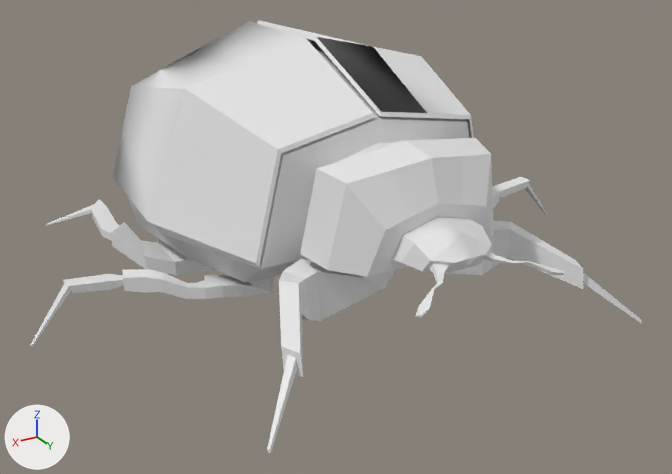
Before and after pictures for a commit that changed the FBX model Assets/Art/Models/Animals/SM_Ladybug.fbx.
Camera for both pictures: a camera (50 mm lens) standing at (3.15, 5.6, 2.95) and looking at (0.01, 0.36, 0.33). Arrows for +X, +Y and +Z are at lower left; the lights stay in place. The first picture is the older version. Where no turn or scale is listed for an object, it has been applied to the vertices. Vertices at exactly the same position are counted once.

Before the edit, the objects in view are built like this:
```python
mat_material = principled_material('Material')
mat_material.base_color = (0.8, 0.8, 0.8)  # white #e7e7e7
me_cube = bpy.data.meshes.new('Cube')
me_cube.from_pydata(...)  # 529 vertices, 534 faces; spans x -2.15..2.16, y -1.87..2.08, z 0.0..1.69
me_cube.materials.append(mat_material)  # white #e7e7e7
ob_sm_ladybug_lod0 = bpy.data.objects.new('SM_Ladybug_LOD0', me_cube)
ob_sm_ladybug_lod0.location = (0.0, 0.0, 0.0)
```
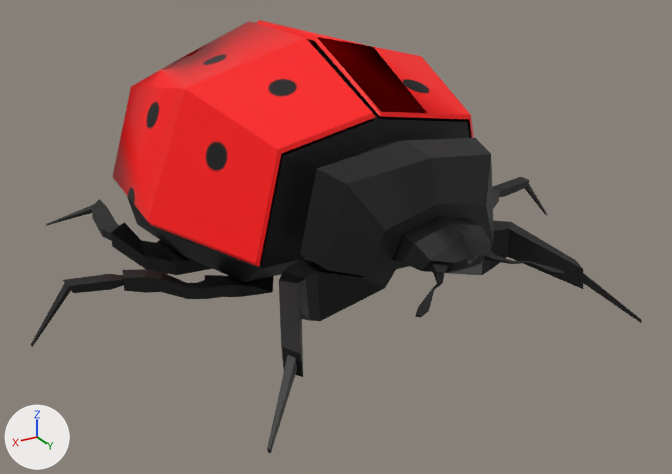
Patch to the scene script:
```diff
--- a/Assets/Art/Models/Animals/SM_Ladybug.fbx.py
+++ b/Assets/Art/Models/Animals/SM_Ladybug.fbx.py
@@ img_t_ladybug_png @@
+img_t_ladybug_png = load_image('T_ladybug.png', '../../Texture/T_ladybug.png', 1024, 1024, 'sRGB')
@@ mat_material @@
 mat_material = principled_material('Material')
-mat_material.base_color = (0.8, 0.8, 0.8)  # white #e7e7e7
+mat_material.texture = img_t_ladybug_png
@@ me_cube @@
 me_cube.from_pydata(...)  # 529 vertices, 534 faces; spans x -2.15..2.16, y -1.87..2.08, z 0.0..1.69
 # used by ob_sm_ladybug_lod0; location = (0.0, 0.0, 0.0)
+# me_cube part 1: texture (UV) coordinates of 534 of 534 faces, centred in x -2.15..2.16, y -1.82..2.06, z 0.01..1.67, changed; they spanned u 0.01..0.98, v 0.1..0.51 and now span u 0.13..0.99, v 0.1..0.67
 me_cube.materials.append(mat_material)
```

Boxes (x1, y1, x2, y2) around the edits, measured in the pictures (672 x 474 px):
'SM_Ladybug_LOD0', surface changed (darker): (31, 20, 642, 453) in both
